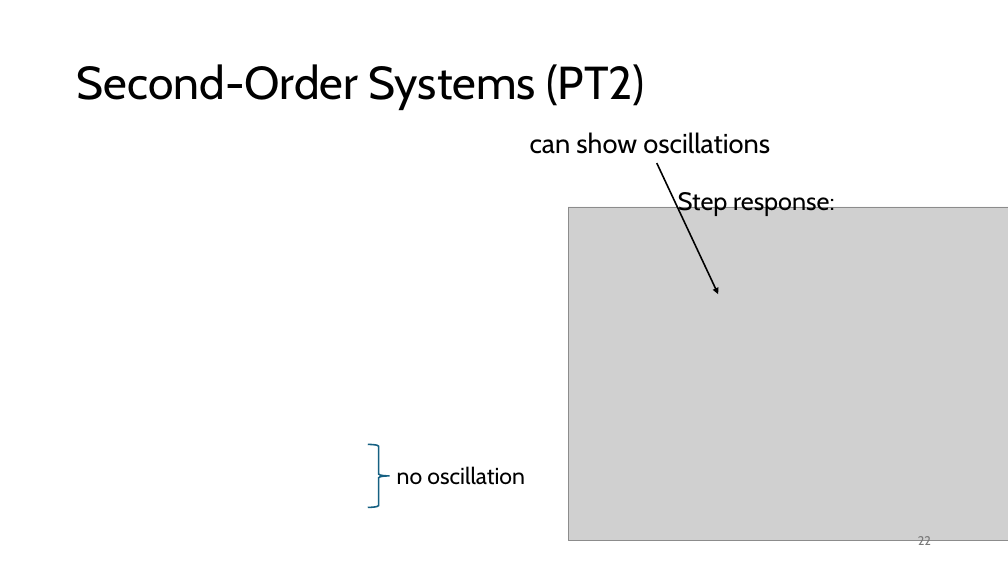
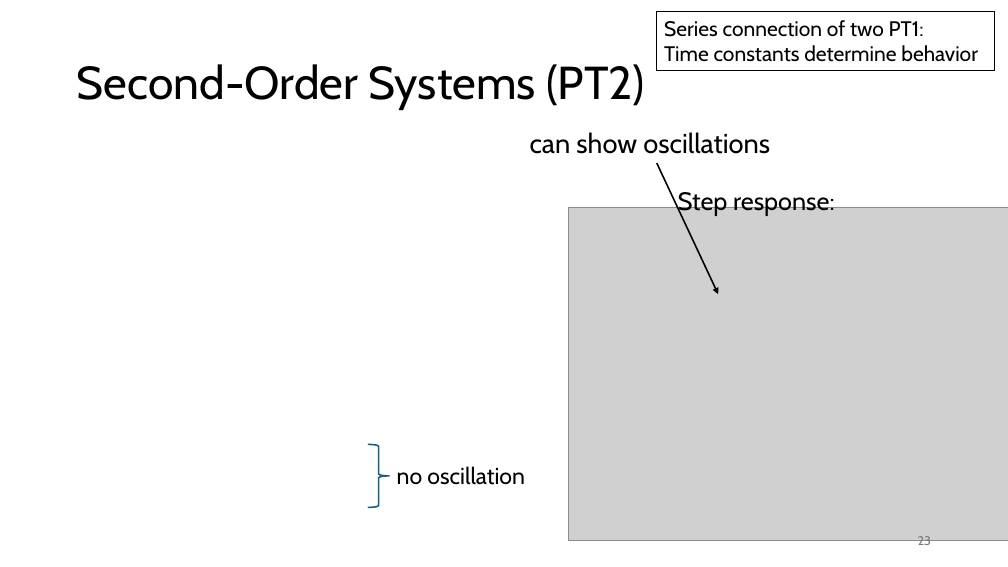
Before and after one commit to FelixWick/control_engineering, a slide deck: slide 23 of slides/1_systems.pptx (slide 22 before the commit). Drawn at 1008x567 pixels with LibreOffice and Linux fonts; fonts in the diff are those of the drawing; grey boxes stand for pictures. Boxes give left, top, right and bottom in pixels: in the first picture for what was removed or moved away, otherwise in the second. Text is boxed around its words. In the diff, an @@ line names an element or a change of style, - is before the commit and + after.

```diff
--- a/slides/1_systems.pptx
+++ b/slides/1_systems.pptx
@@ rectangle added at (x1=657, y1=11, x2=995, y2=70), outline #000000 0.75 pt, 20 pt, text #000000 @@
+Series connection of two PT1:
+Time constants determine behavior
```
Also in this commit, not shown: 4 other slides changed, 1 slide added, 8 other files.
